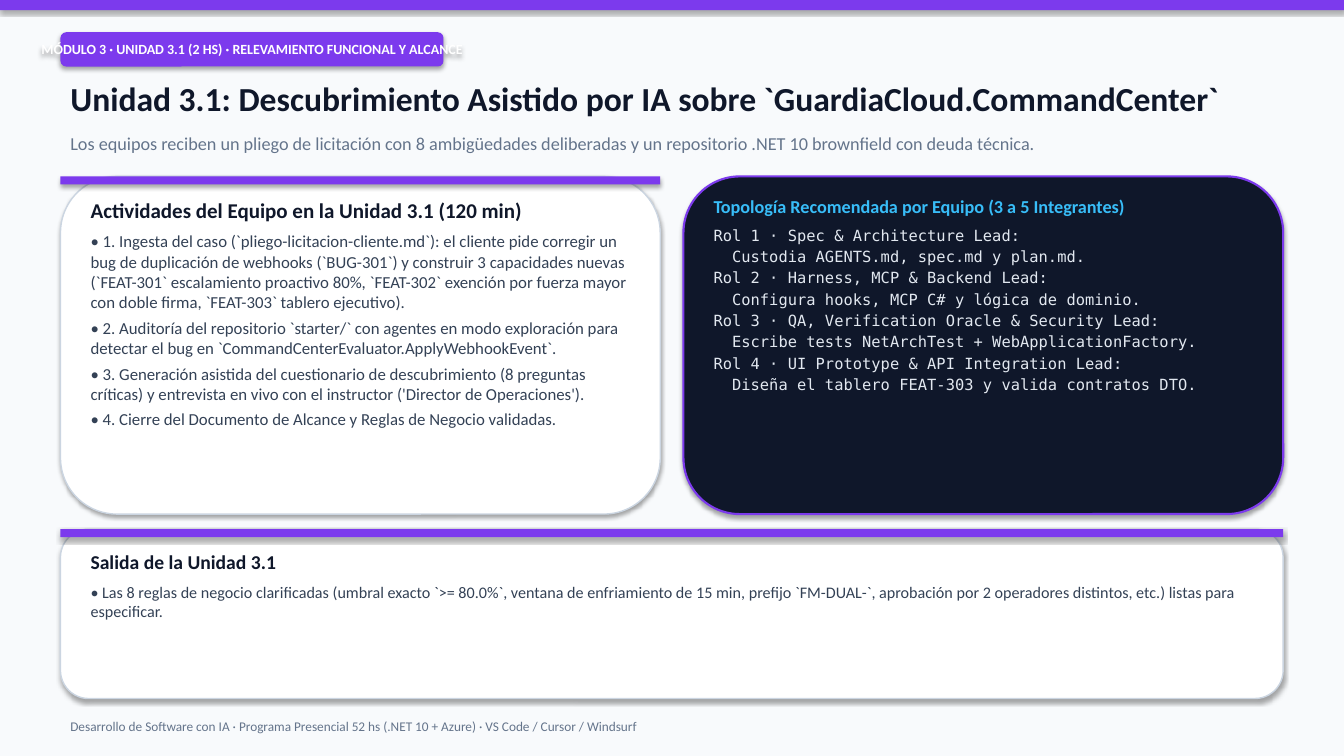
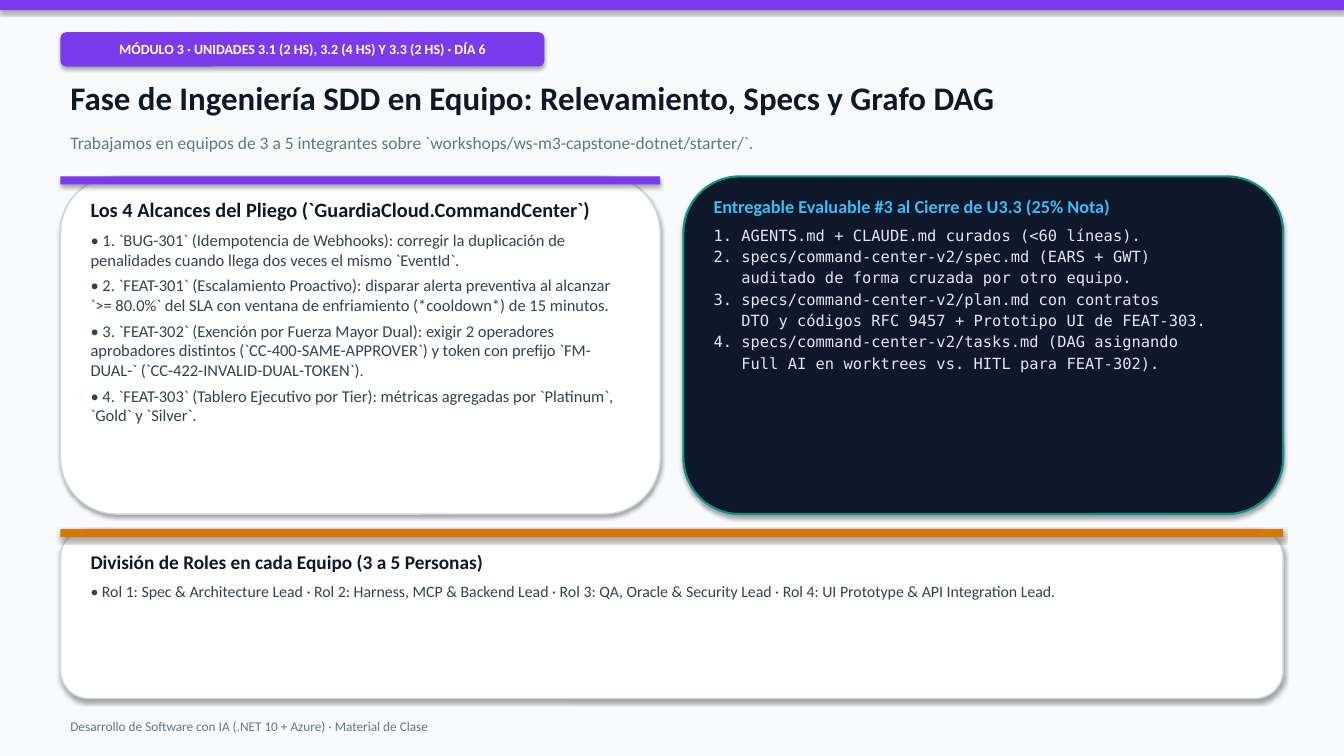
Before and after one commit to fabzter/curso_ai, a slide deck: slide 35 of curriculum/2026-11-03_curso-completo-desarrollo-sw-con-ia.pptx (slide 25 before the commit). Drawn at 1344x756 pixels with LibreOffice and Linux fonts; fonts in the diff are those of the drawing. Boxes give left, top, right and bottom in pixels: in the first picture for what was removed or moved away, otherwise in the second. Text is boxed around its words. In the diff, an @@ line names an element or a change of style, - is before the commit and + after.

```diff
--- a/curriculum/2026-11-03_curso-completo-desarrollo-sw-con-ia.pptx
+++ b/curriculum/2026-11-03_curso-completo-desarrollo-sw-con-ia.pptx
@@ rounded rectangle "MÓDULO 3 · UNIDADES 3.1 ...": place and size @@
-rounded rectangle "MÓDULO 3 · UNIDADES 3.1 ..." at [60,32,444,67]
+rounded rectangle "MÓDULO 3 · UNIDADES 3.1 ..." at [60,32,544,67]
@@ text in rounded rectangle at [119,43,486,56]: text changed @@
-MÓDULO 3 · UNIDAD 3.1 (2 HS) · RELEVAMIENTO FUNCIONAL Y ALCANCE
+MÓDULO 3 · UNIDADES 3.1 (2 HS), 3.2 (4 HS) Y 3.3 (2 HS) · DÍA 6
@@ text at [70,87,994,116]: text changed; size 24 to 23.5 pt @@
-Unidad 3.1: Descubrimiento Asistido por IA sobre `GuardiaCloud.CommandCenter`
+Fase de Ingeniería SDD en Equipo: Relevamiento, Specs y Grafo DAG
@@ text at [70,137,753,152]: text changed; size 13 to 12.5 pt @@
-Los equipos reciben un pliego de licitación con 8 ambigüedades deliberadas y un repositorio .NET 10 brownfield con deuda técnica.
+Trabajamos en equipos de 3 a 5 integrantes sobre `workshops/ws-m3-capstone-dotnet/starter/`.
@@ rounded rectangle at [684,176,1284,514]: outline #7C3AED 1.5 pt to #0D9488 1.5 pt @@
@@ text at [91,202,613,424]: text changed; size 12 to 11.8 pt @@
-Actividades del Equipo en la Unidad 3.1 (120 min)
-• 1. Ingesta del caso (`pliego-licitacion-cliente.md`): el cliente pide corregir un bug de duplicación de webhooks (`BUG-301`) y construir 3 capacidades nuevas (`FEAT-301` escalamiento proactivo 80%, `FEAT-302` exención por fuerza mayor con doble firma, `FEAT-303` tablero ejecutivo).
-• 2. Auditoría del repositorio `starter/` con agentes en modo exploración para detectar el bug en `CommandCenterEvaluator.ApplyWebhookEvent`.
-• 3. Generación asistida del cuestionario de descubrimiento (8 preguntas críticas) y entrevista en vivo con el instructor ('Director de Operaciones').
-• 4. Cierre del Documento de Alcance y Reglas de Negocio validadas.
+Los 4 Alcances del Pliego (`GuardiaCloud.CommandCenter`)
+• 1. `BUG-301` (Idempotencia de Webhooks): corregir la duplicación de penalidades cuando llega dos veces el mismo `EventId`.
+• 2. `FEAT-301` (Escalamiento Proactivo): disparar alerta preventiva al alcanzar `>= 80.0%` del SLA con ventana de enfriamiento (*cooldown*) de 15 minutos.
+• 3. `FEAT-302` (Exención por Fuerza Mayor Dual): exigir 2 operadores aprobadores distintos (`CC-400-SAME-APPROVER`) y token con prefijo `FM-DUAL-` (`CC-422-INVALID-DUAL-TOKEN`).
+• 4. `FEAT-303` (Tablero Ejecutivo por Tier): métricas agregadas por `Platinum`, `Gold` y `Silver`.
@@ text at [714,199,1206,372]: text changed @@
-Topología Recomendada por Equipo (3 a 5 Integrantes)
-Rol 1 · Spec & Architecture Lead:
-Custodia AGENTS.md, spec.md y plan.md.
-Rol 2 · Harness, MCP & Backend Lead:
-Configura hooks, MCP C# y lógica de dominio.
-Rol 3 · QA, Verification Oracle & Security Lead:
-Escribe tests NetArchTest + WebApplicationFactory.
-Rol 4 · UI Prototype & API Integration Lead:
-Diseña el tablero FEAT-303 y valida contratos DTO.
+Entregable Evaluable #3 al Cierre de U3.3 (25% Nota)
+1. AGENTS.md + CLAUDE.md curados (<60 líneas).
+2. specs/command-center-v2/spec.md (EARS + GWT)
+auditado de forma cruzada por otro equipo.
+3. specs/command-center-v2/plan.md con contratos
+DTO y códigos RFC 9457 + Prototipo UI de FEAT-303.
+4. specs/command-center-v2/tasks.md (DAG asignando
+Full AI en worktrees vs. HITL para FEAT-302).
@@ rectangle at [60,529,1284,537]: fill #7C3AED to #D97706 @@
@@ text at [91,555,1055,600]: text changed; size 11.5 to 11.3 pt @@
-Salida de la Unidad 3.1
-• Las 8 reglas de negocio clarificadas (umbral exacto `>= 80.0%`, ventana de enfriamiento de 15 min, prefijo `FM-DUAL-`, aprobación por 2 operadores distintos, etc.) listas para especificar.
+División de Roles en cada Equipo (3 a 5 Personas)
+• Rol 1: Spec & Architecture Lead · Rol 2: Harness, MCP & Backend Lead · Rol 3: QA, Oracle & Security Lead · Rol 4: UI Prototype & API Integration Lead.
@@ text at [70,721,428,733]: text changed @@
-Desarrollo de Software con IA · Programa Presencial 52 hs (.NET 10 + Azure) · VS Code / Cursor / Windsurf
+Desarrollo de Software con IA (.NET 10 + Azure) · Material de Clase
```
Also in this commit, not shown: 14 other slides changed, 21 slides added, 14 slides removed, 33 other files.
